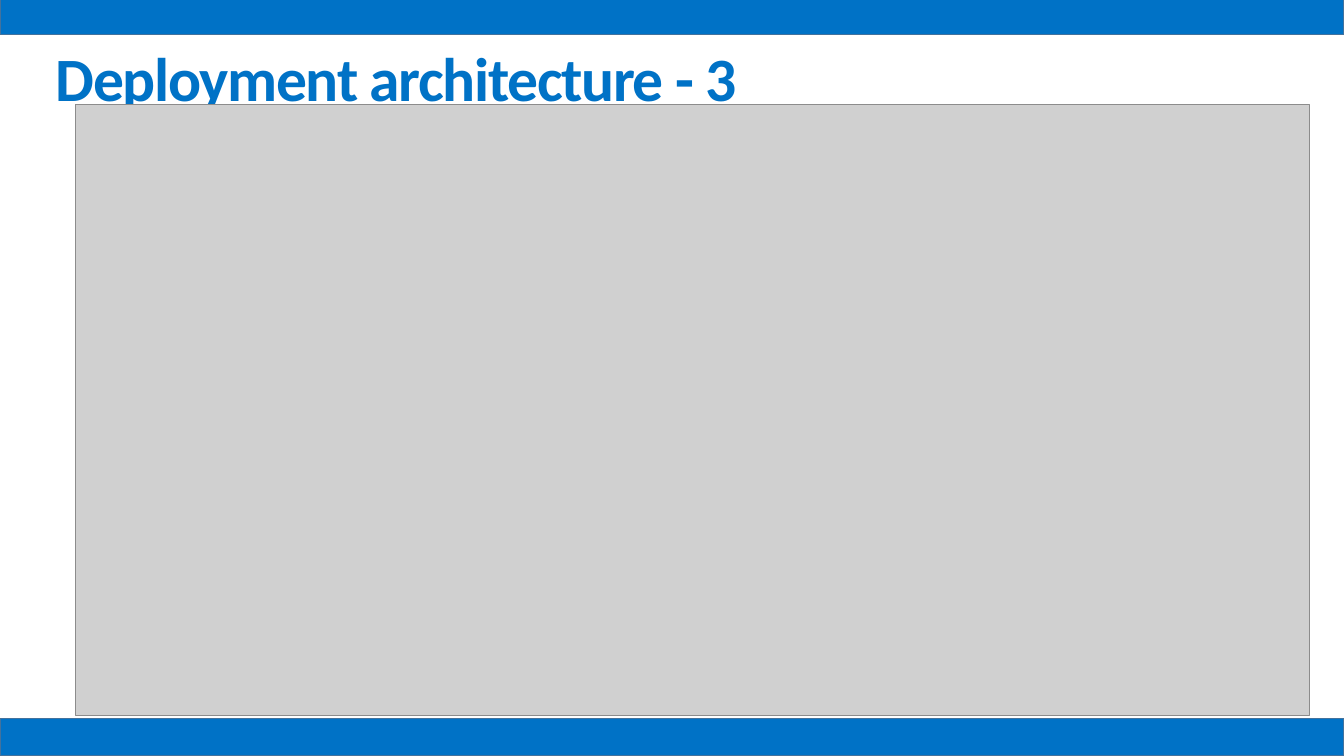
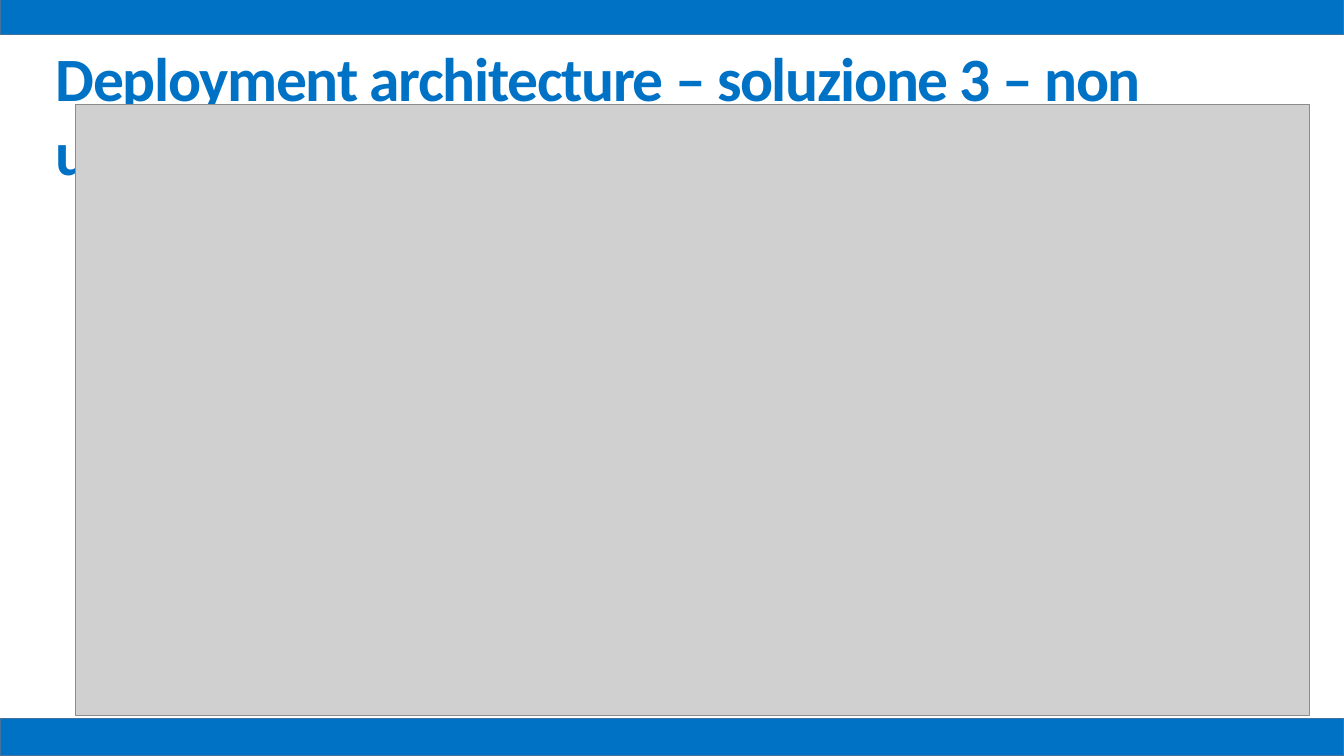
Before and after one commit to mz1991/ProgettoFebbraio2015, a slide deck: slide 37 of Febbraio 2015.pptx. Drawn at 1344x756 pixels with LibreOffice and Linux fonts; fonts in the diff are those of the drawing; grey boxes stand for pictures. Boxes give left, top, right and bottom in pixels: in the first picture for what was removed or moved away, otherwise in the second. Text is boxed around its words. In the diff, an @@ line names an element or a change of style, - is before the commit and + after.

```diff
--- a/Febbraio 2015.pptx
+++ b/Febbraio 2015.pptx
@@ text at bbox=[56, 57, 1140, 189]: text changed @@
-Deployment architecture - 3
+Deployment architecture – soluzione 3 – non utilizzata
```
Also in this commit, not shown: 12 other slides changed, 1 other file.
